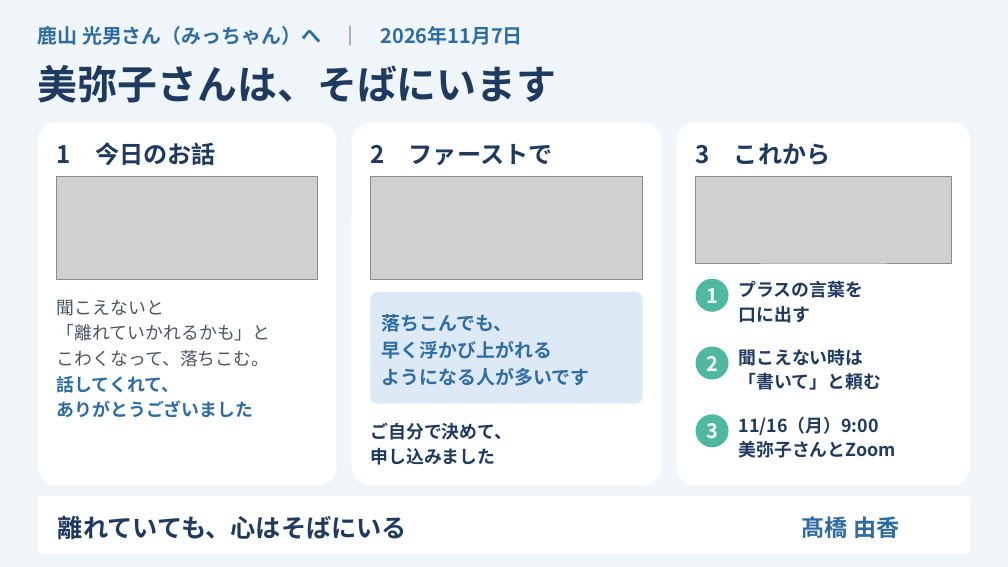
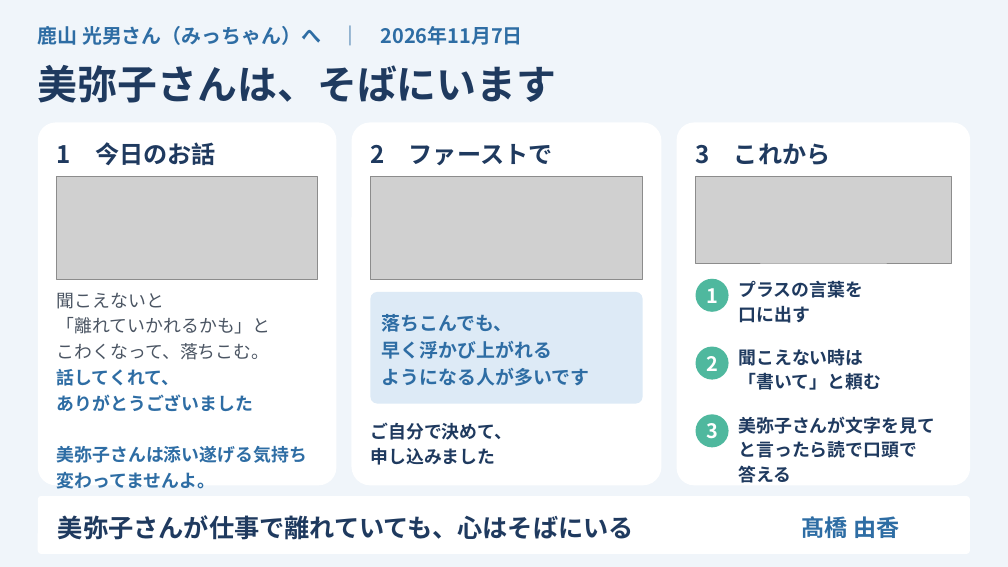
Before and after one commit to y-takahashi-cmd/MyBrain, a slide deck: slide 1 of 20_Projects/海音_心体の調律/個人クライアント/鹿山美弥子/セッションログ/20261107_みっちゃんへ_1枚まとめ.pptx. Drawn at 1008x567 pixels with LibreOffice and Linux fonts; fonts in the diff are those of the drawing; grey boxes stand for pictures. Boxes give left, top, right and bottom in pixels: in the first picture for what was removed or moved away, otherwise in the second. Text is boxed around its words. In the diff, an @@ line names an element or a change of style, - is before the commit and + after.

```diff
--- a/20_Projects/海音_心体の調律/個人クライアント/鹿山美弥子/セッションログ/20261107_みっちゃんへ_1枚まとめ.pptx
+++ b/20_Projects/海音_心体の調律/個人クライアント/鹿山美弥子/セッションログ/20261107_みっちゃんへ_1枚まとめ.pptx
@@ text "聞こえないと": place and size @@
-text "聞こえないと" at [57, 299, 271, 417]
+text "聞こえないと" at [57, 292, 307, 489]
@@ text at [57, 394, 307, 489]: text changed @@
-ありがとうございました
+ありがとうございました
+美弥子さんは添い遂げる気持ち
+変わってませんよ。
@@ text at [738, 416, 935, 483]: text changed @@
-11/16（月）9:00
-美弥子さんとZoom
+美弥子さんが文字を見て
+と言ったら読で口頭で
+答える
@@ text at [58, 515, 634, 540]: text changed @@
-離れていても、心はそばにいる
+美弥子さんが仕事で離れていても、心はそばにいる
```
Also in this commit, not shown: 2 other files.
